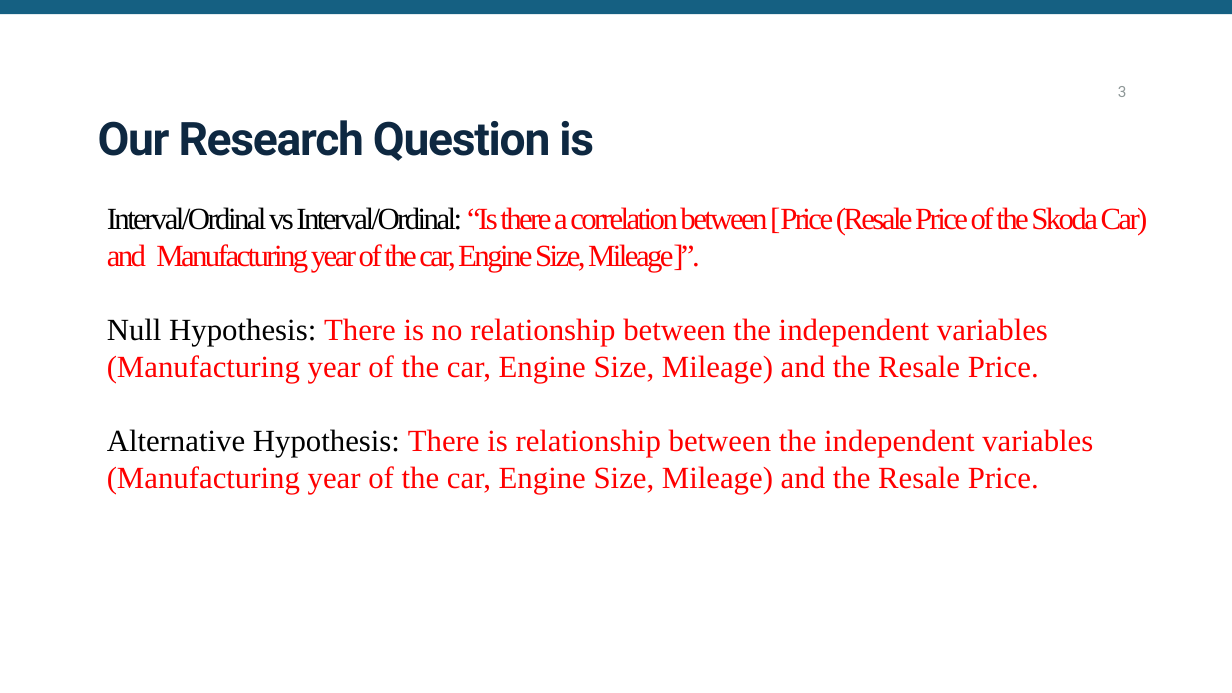
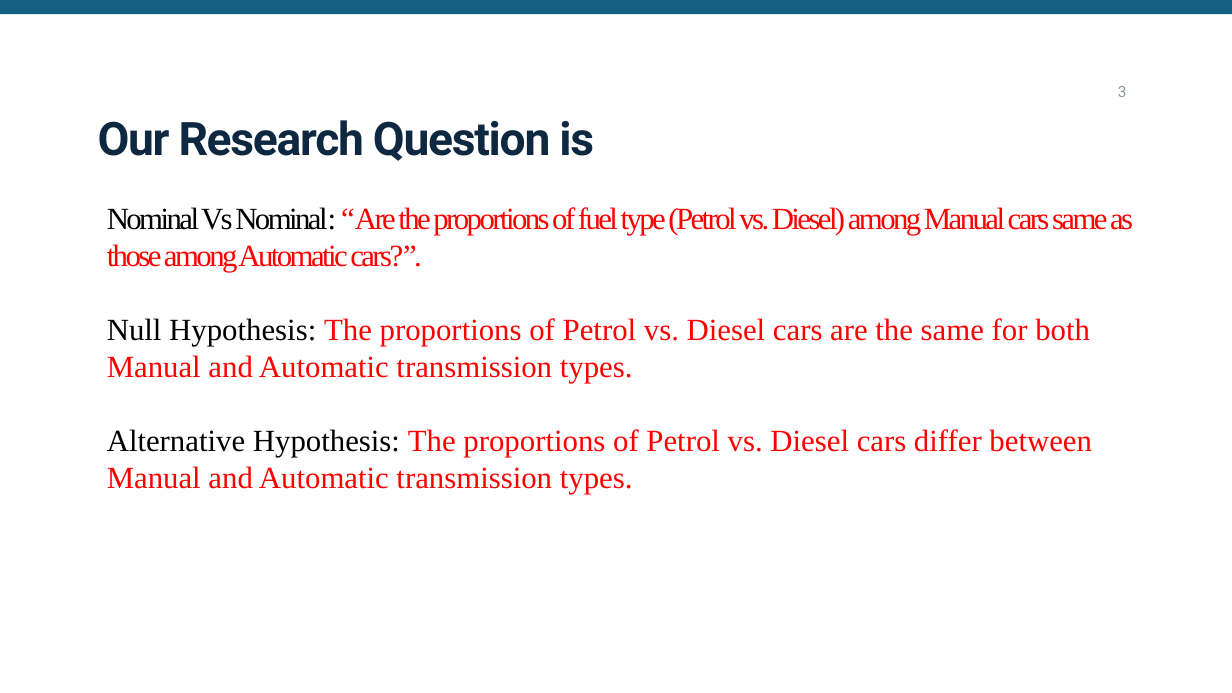
Before and after one commit to KrupaRaniHerts/Group88, a slide deck: slide 3 of 7COM1079-Tutorial_4.pptx. Drawn at 1232x693 pixels with LibreOffice and Linux fonts; fonts in the diff are those of the drawing; background and template pictures are left out. Boxes give left, top, right and bottom in pixels: in the first picture for what was removed or moved away, otherwise in the second. Text is boxed around its words. In the diff, an @@ line names an element or a change of style, - is before the commit and + after.

```diff
--- a/7COM1079-Tutorial_4.pptx
+++ b/7COM1079-Tutorial_4.pptx
@@ title at (x1=107, y1=207, x2=1133, y2=457): text changed @@
-Interval/Ordinal vs Interval/Ordinal: “Is there a correlation between [Price (Resale Price of the Skoda Car) and Manufacturing year of the car, Engine Size, Mileage]”.
-Null Hypothesis: There is no relationship between the independent variables (Manufacturing year of the car, Engine Size, Mileage) and the Resale Price.
-Alternative Hypothesis: There is relationship between the independent variables (Manufacturing year of the car, Engine Size, Mileage) and the Resale Price.
+Nominal Vs Nominal: “Are the proportions of fuel type (Petrol vs. Diesel) among Manual cars same as those among Automatic cars?”.
+Null Hypothesis: The proportions of Petrol vs. Diesel cars are the same for both Manual and Automatic transmission types.
+Alternative Hypothesis: The proportions of Petrol vs. Diesel cars differ between Manual and Automatic transmission types.
```
Also in this commit, not shown: 2 other slides changed, 3 slides added, 4 slides removed.
